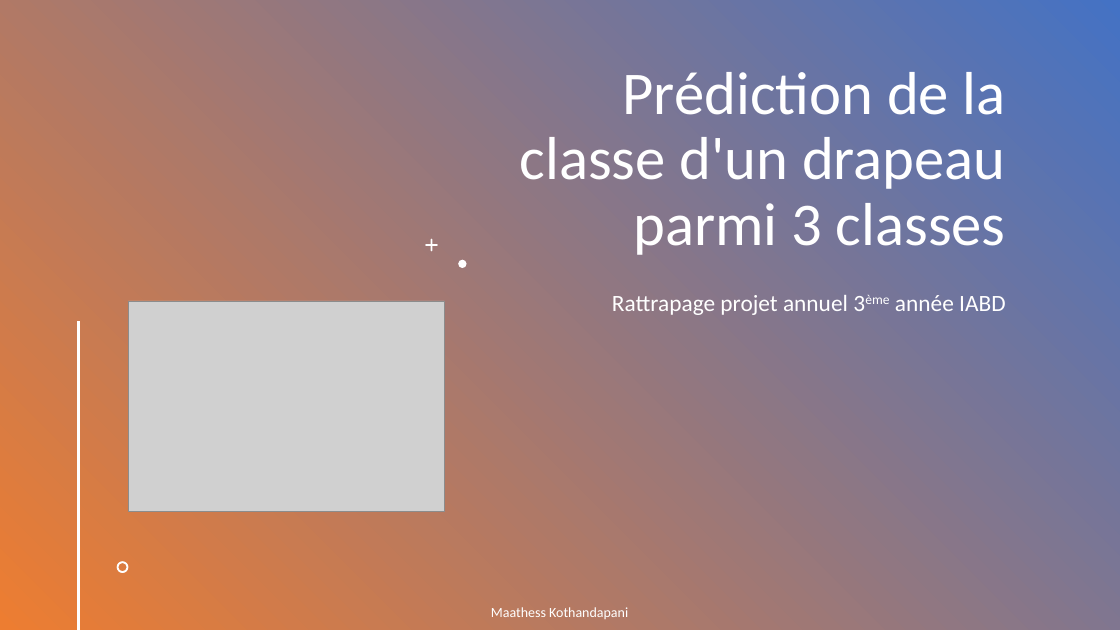
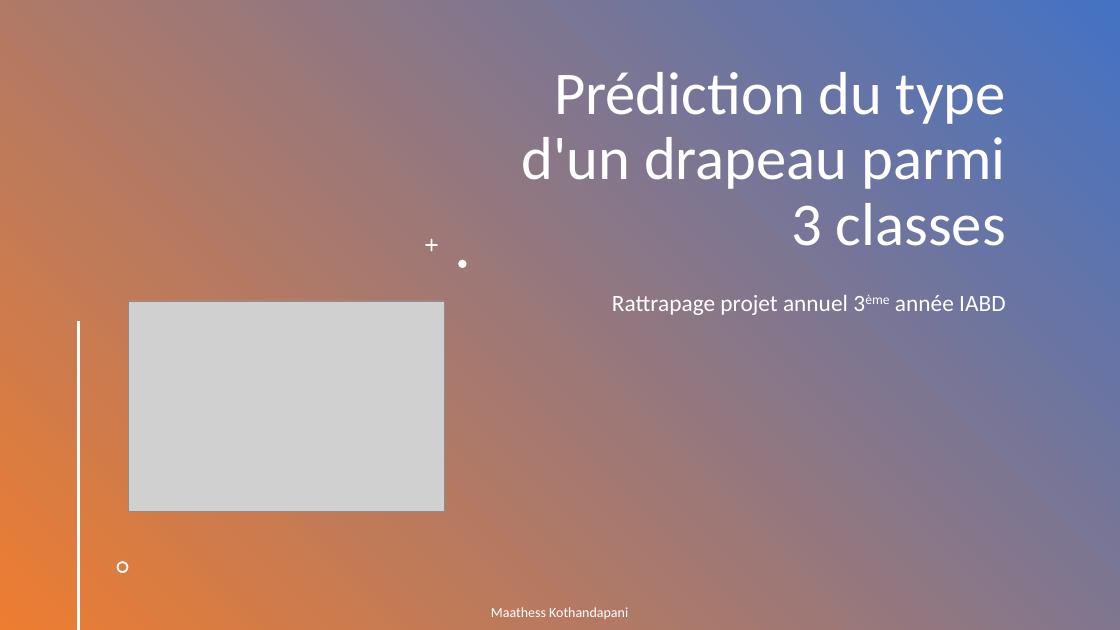
Before and after one commit to Maathess/Projet_annuel_flag, a slide deck: slide 1 of Présentation rattrapage PA.pptx. Drawn at 1120x630 pixels with LibreOffice and Linux fonts; fonts in the diff are those of the drawing; grey boxes stand for pictures. Boxes give left, top, right and bottom in pixels: in the first picture for what was removed or moved away, otherwise in the second. Text is boxed around its words. In the diff, an @@ line names an element or a change of style, - is before the commit and + after.

```diff
--- a/Présentation rattrapage PA.pptx
+++ b/Présentation rattrapage PA.pptx
@@ title at (x1=521, y1=72, x2=1006, y2=246): text changed @@
-Prédiction de la classe d'un drapeau parmi 3 classes
+Prédiction du type d'un drapeau parmi 3 classes
```
Also in this commit, not shown: 6 other slides changed, 6 slides added, 1 slide removed, 29 other files.
